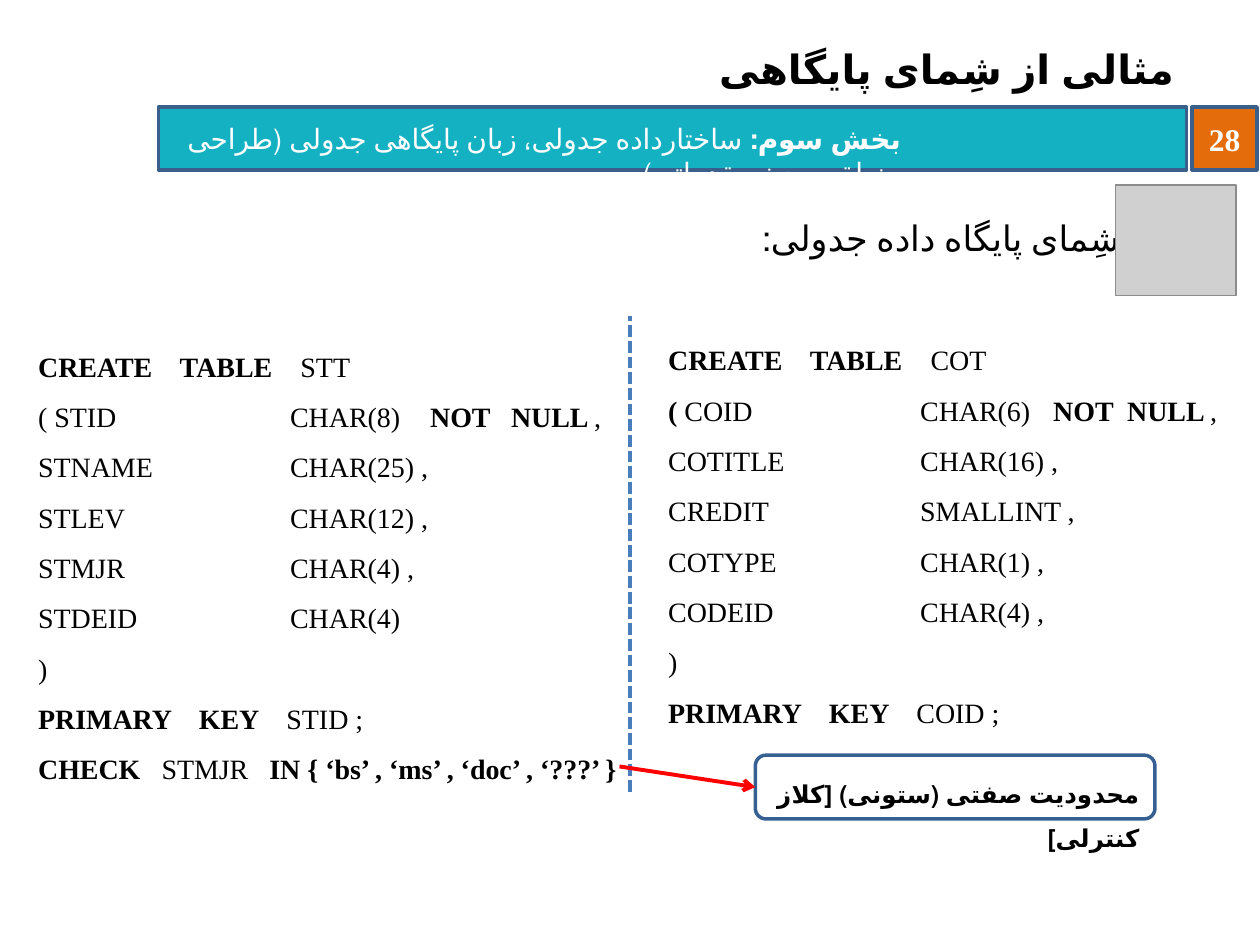
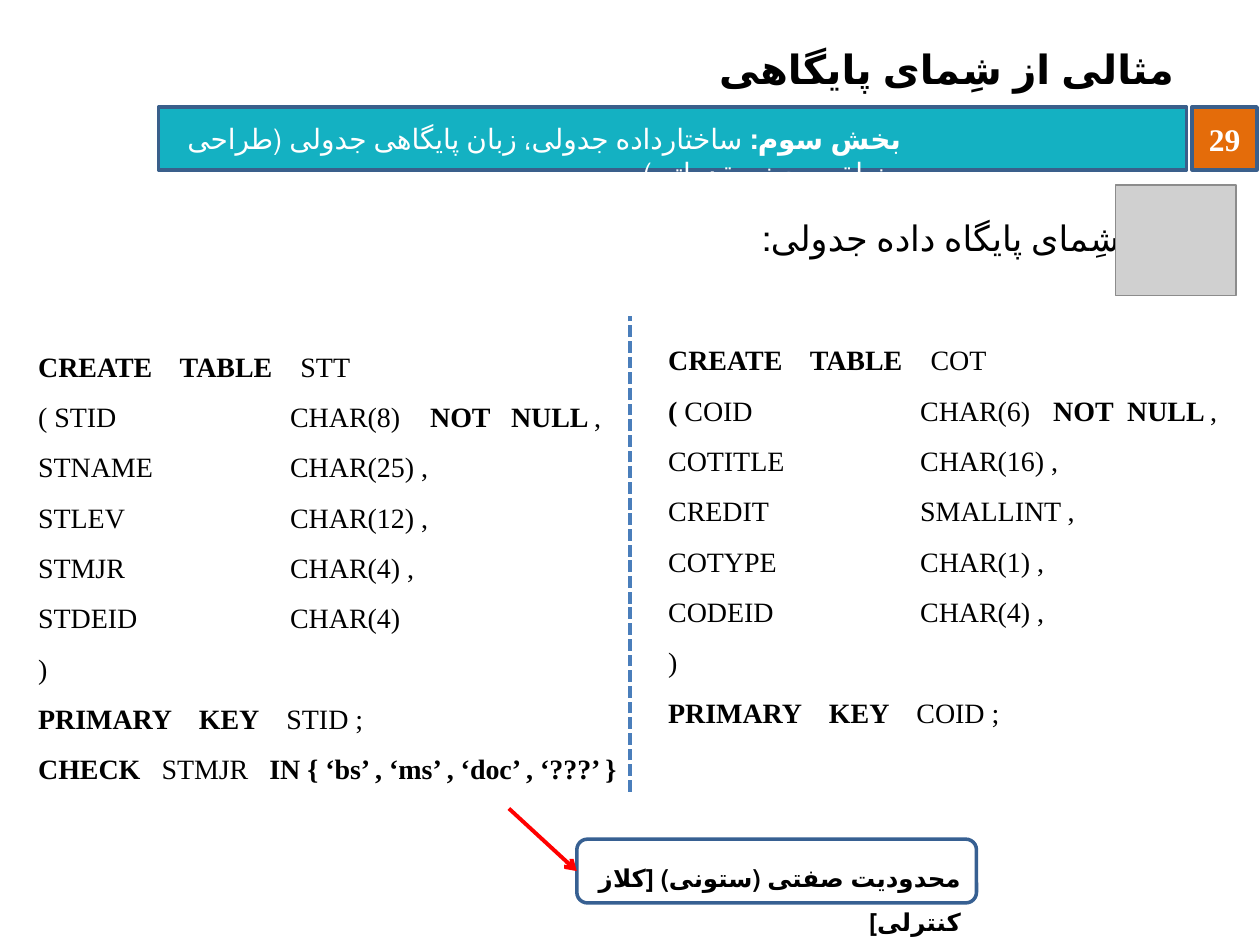
Before and after one commit to behnamhatami/DB-Slides, a slide deck: slide 29 of 3-DB-LogicalDesign.pptx (slide 28 before the commit). Drawn at 1260x945 pixels with LibreOffice and Linux fonts; fonts in the diff are those of the drawing; grey boxes stand for pictures; background and template pictures are left out. Boxes give left, top, right and bottom in pixels: in the first picture for what was removed or moved away, otherwise in the second. Text is boxed around its words. In the diff, an @@ line names an element or a change of style, - is before the commit and + after.

```diff
--- a/3-DB-LogicalDesign.pptx
+++ b/3-DB-LogicalDesign.pptx
@@ page number at (1209, 130, 1240, 152): text changed @@
-28
+29
@@ arrow moved from (620, 766) - (755, 788) to (509, 809) - (577, 871) @@
@@ rounded rectangle "محدودیت صفتی (ستونی) [کلاز کنترلی]": place and size @@
-rounded rectangle "محدودیت صفتی (ستونی) [کلاز کنترلی]" at (755, 755, 1154, 819)
+rounded rectangle "محدودیت صفتی (ستونی) [کلاز کنترلی]" at (577, 839, 976, 903)
```
Also in this commit, not shown: 25 other slides changed, 2 slides added.
